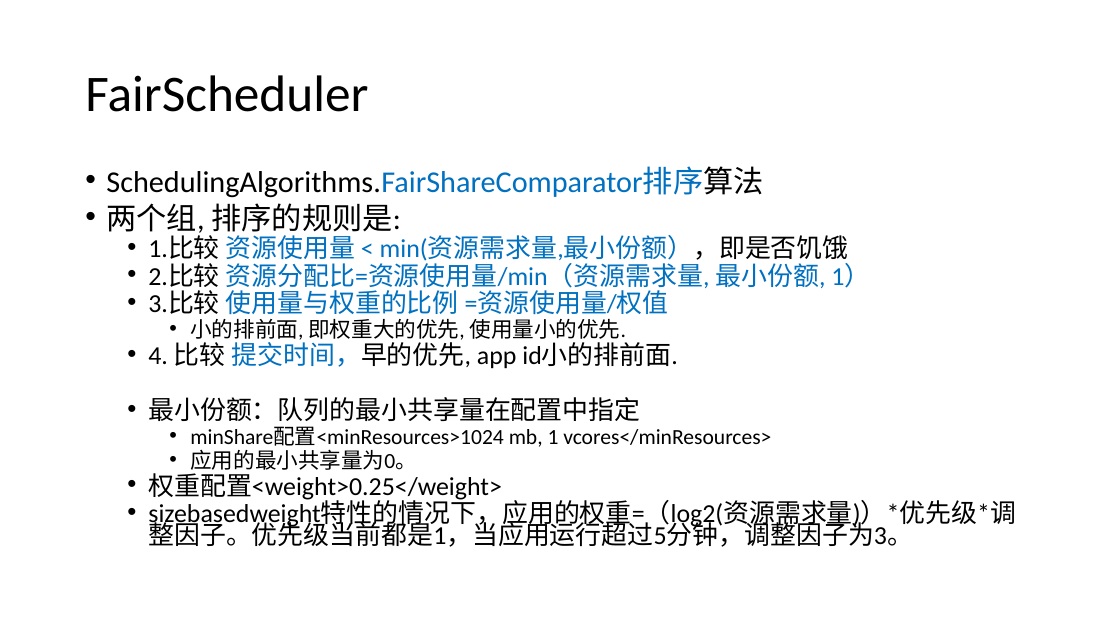
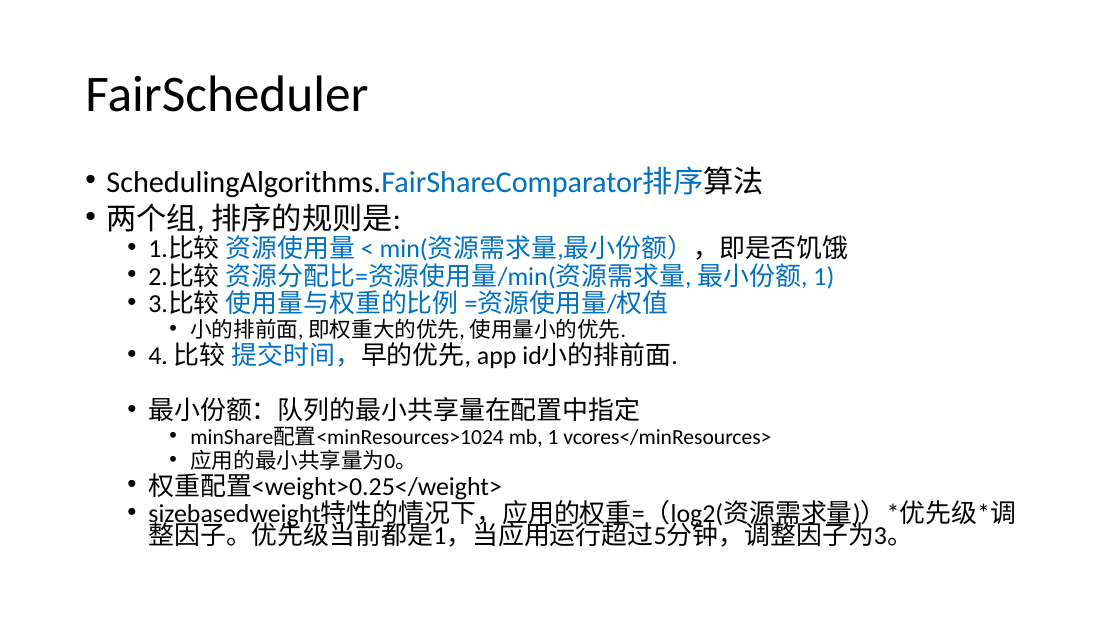
Before and after one commit to loull521/hadoop-yarn-src-read, a slide deck: slide 20 of ppt/Hadoop_2.4.1_YARN_source_code_read.pptx (slide 19 before the commit). Drawn at 1120x630 pixels with LibreOffice and Linux fonts; fonts in the diff are those of the drawing. Boxes give left, top, right and bottom in pixels: in the first picture for what was removed or moved away, otherwise in the second. Text is boxed around its words. In the diff, an @@ line names an element or a change of style, - is before the commit and + after.

```diff
--- a/ppt/Hadoop_2.4.1_YARN_source_code_read.pptx
+++ b/ppt/Hadoop_2.4.1_YARN_source_code_read.pptx
@@ text at [148,258,834,292]: text changed @@
-  • 2.比较 资源分配比=资源使用量/min（资源需求量, 最小份额, 1）
+  • 2.比较 资源分配比=资源使用量/min(资源需求量, 最小份额, 1)
```
Also in this commit, not shown: 16 other slides changed, 4 slides added, 1 slide removed, 5 other files.
